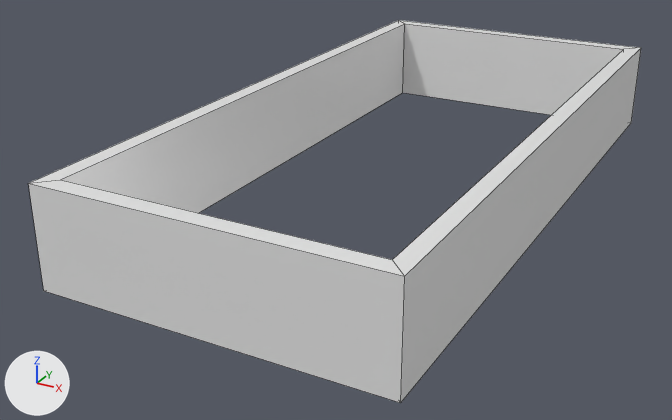
Two versions of the OBJ model assets/tembok/wall.obj, one commit apart.
Before and after are seen from a 50 mm lens placed at (16.4, -27.5, 12.3), pointed at (2.5, -2.2, -0.4). The lights are fixed; the arrows at lower left show +X, +Y and +Z. Mesh edges are drawn as thin lines. Where no turn or scale is listed for an object, it has been applied to the vertices.

The first picture shows 'Cube_Cube.001'.
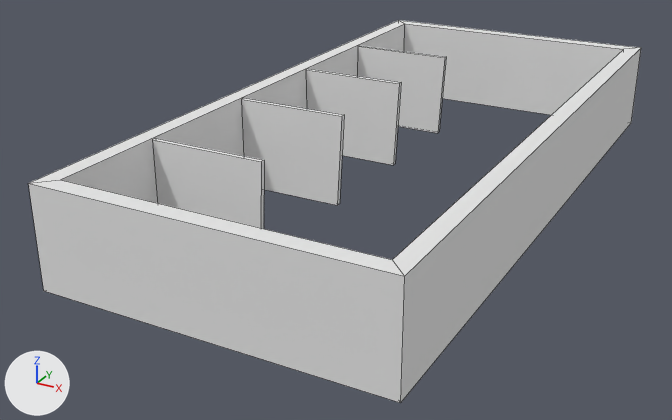
The newer file is also turned or shifted as a whole; pictures and numbers use the older file's frame.

What changed in the scene script:
```text
Change mat_none:
    mat_none.roughness: 0.293 -> 1.0
Add me_plane_plane_002:
    me_plane_plane_002.from_pydata([(-0.83, -7.82, 3.13), (3.0, -7.82, 3.13), (-0.83, -7.82, 0.02), (2.84, -7.82, 0.02), (-0.83, -7.98, 3.13), (3.0, -7.98, 3.13), (-0.83, -7.98, 0.02), (2.84, -7.98, 0.02)], [], [(0, 1, 3, 2), (4, 6, 7, 5), (0, 2, 6, 4), (1, 0, 4, 5), (3, 1, 5, 7), (2, 3, 7, 6)])
    me_plane_plane_002.materials.append(mat_none)  # white #e7e7e7
Add me_plane_004_plane_007:
    me_plane_004_plane_007.from_pydata([(-0.83, 5.25, 3.13), (3.0, 5.25, 3.13), (-0.83, 5.25, 0.02), (2.84, 5.25, 0.02), (-0.83, 5.1, 3.13), (3.0, 5.1, 3.13), (-0.83, 5.1, 0.02), (2.84, 5.1, 0.02)], [], [(0, 1, 3, 2), (4, 6, 7, 5), (0, 2, 6, 4), (1, 0, 4, 5), (3, 1, 5, 7), (2, 3, 7, 6)])
    me_plane_004_plane_007.materials.append(mat_none)  # white #e7e7e7
Add me_plane_002_plane_005:
    me_plane_002_plane_005.from_pydata([(-0.83, 1.12, 3.13), (3.0, 1.12, 3.13), (-0.83, 1.12, 0.02), (2.84, 1.12, 0.02), (-0.83, 0.96, 3.13), (3.0, 0.96, 3.13), (-0.83, 0.96, 0.02), (2.84, 0.96, 0.02)], [], [(0, 1, 3, 2), (4, 6, 7, 5), (0, 2, 6, 4), (1, 0, 4, 5), (3, 1, 5, 7), (2, 3, 7, 6)])
    me_plane_002_plane_005.materials.append(mat_none)  # white #e7e7e7
Add me_plane_001_plane_004:
    me_plane_001_plane_004.from_pydata([(-0.83, -3.15, 3.13), (3.0, -3.15, 3.13), (-0.83, -3.15, 0.02), (2.84, -3.15, 0.02), (-0.83, -3.31, 3.13), (3.0, -3.31, 3.13), (-0.83, -3.31, 0.02), (2.84, -3.31, 0.02)], [], [(0, 1, 3, 2), (4, 6, 7, 5), (0, 2, 6, 4), (1, 0, 4, 5), (3, 1, 5, 7), (2, 3, 7, 6)])
    me_plane_001_plane_004.materials.append(mat_none)  # white #e7e7e7
Add ob_plane_plane_002:
    ob_plane_plane_002 = bpy.data.objects.new('Plane_Plane.002', me_plane_plane_002)
    ob_plane_plane_002.location = (-0.05, 0.65, 0.04)
Add ob_plane_004_plane_007:
    ob_plane_004_plane_007 = bpy.data.objects.new('Plane.004_Plane.007', me_plane_004_plane_007)
    ob_plane_004_plane_007.location = (-0.05, 0.65, 0.04)
Add ob_plane_002_plane_005:
    ob_plane_002_plane_005 = bpy.data.objects.new('Plane.002_Plane.005', me_plane_002_plane_005)
    ob_plane_002_plane_005.location = (-0.05, 0.65, 0.04)
Add ob_plane_001_plane_004:
    ob_plane_001_plane_004 = bpy.data.objects.new('Plane.001_Plane.004', me_plane_001_plane_004)
    ob_plane_001_plane_004.location = (-0.05, 0.65, 0.04)
```

Location of each change, (x1, y1, x2, y2) in pixels of the pictures (672 x 420 px):
'Plane.001_Plane.004', added: after (241, 98, 344, 205)
'Plane_Plane.002', added: after (152, 138, 264, 229)
'Plane.002_Plane.005', added: after (306, 69, 401, 165)
'Plane.004_Plane.007', added: after (357, 46, 446, 133)
